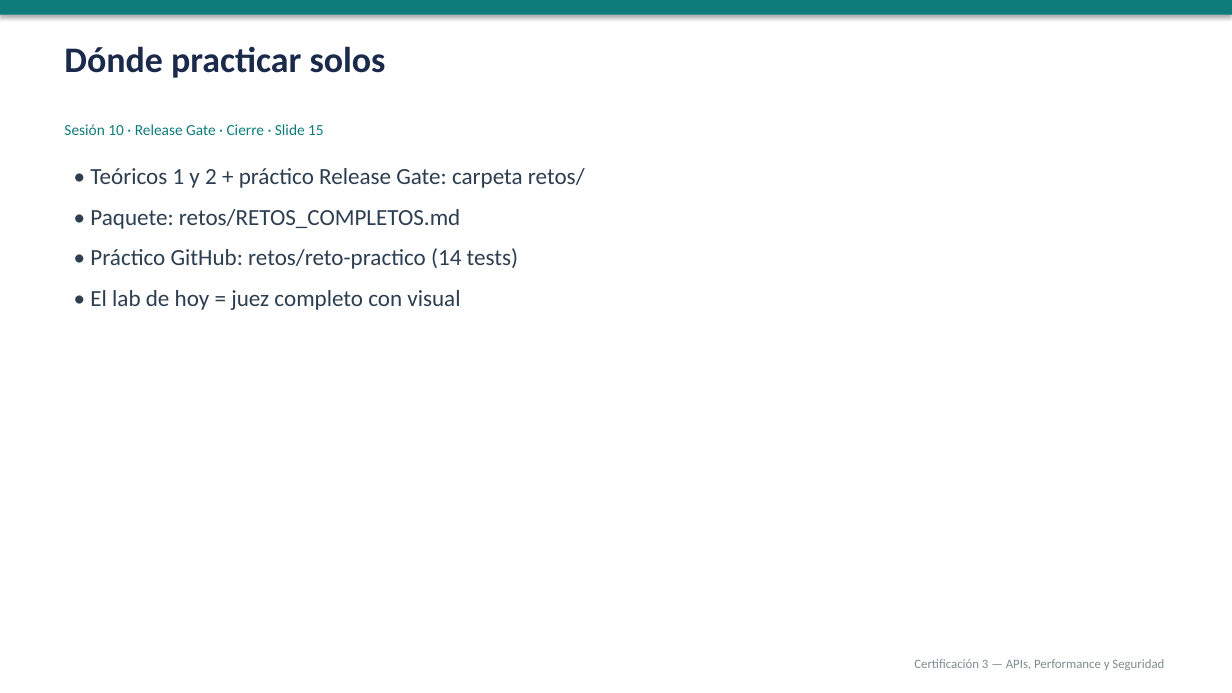
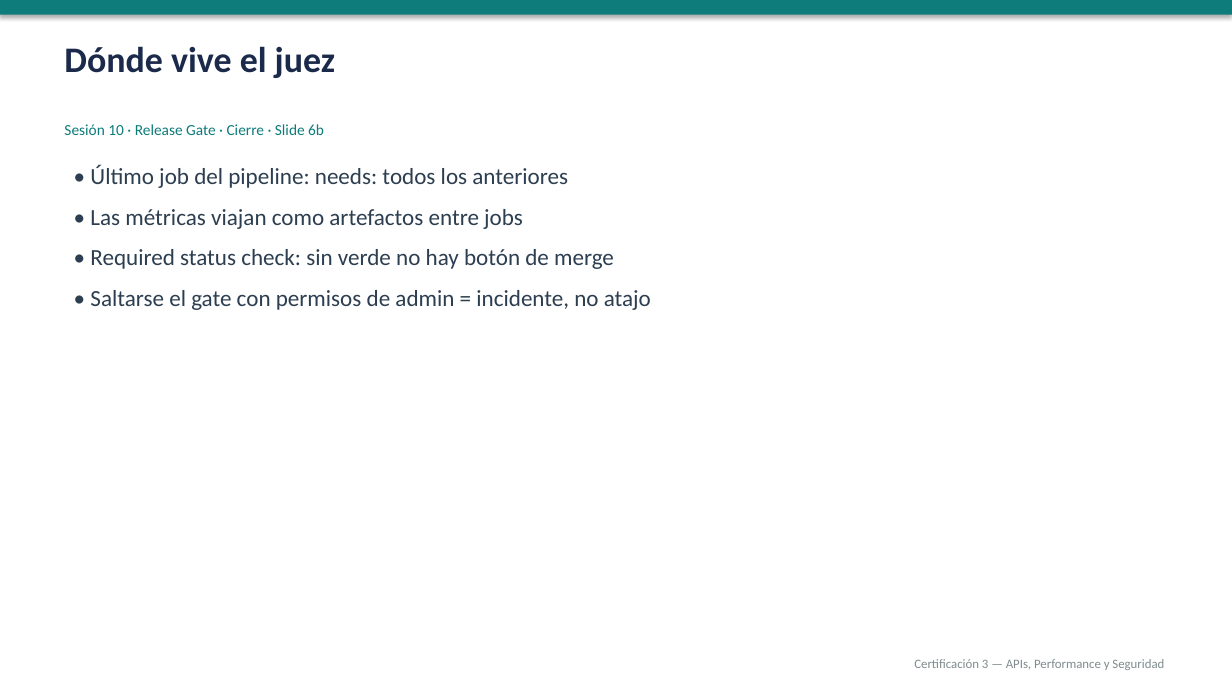
Before and after one commit to NelsonFlores1/Fork-curso_1, a slide deck: slide 8 of sesiones/sesion-10/sesion-10.pptx (slide 16 before the commit). Drawn at 1232x693 pixels with LibreOffice and Linux fonts; fonts in the diff are those of the drawing. Boxes give left, top, right and bottom in pixels: in the first picture for what was removed or moved away, otherwise in the second. Text is boxed around its words. In the diff, an @@ line names an element or a change of style, - is before the commit and + after.

```diff
--- a/sesiones/sesion-10/sesion-10.pptx
+++ b/sesiones/sesion-10/sesion-10.pptx
@@ text at [64,46,335,78]: text changed @@
-Dónde practicar solos
+Dónde vive el juez
@@ text at [64,124,324,135]: text changed @@
-Sesión 10 · Release Gate · Cierre · Slide 15
+Sesión 10 · Release Gate · Cierre · Slide 6b
@@ text at [90,165,651,310]: text changed @@
-• Teóricos 1 y 2 + práctico Release Gate: carpeta retos/
-• Paquete: retos/RETOS_COMPLETOS.md
-• Práctico GitHub: retos/reto-practico (14 tests)
-• El lab de hoy = juez completo con visual
+• Último job del pipeline: needs: todos los anteriores
+• Las métricas viajan como artefactos entre jobs
+• Required status check: sin verde no hay botón de merge
+• Saltarse el gate con permisos de admin = incidente, no atajo
```
Also in this commit, not shown: 13 other slides changed, 4 slides added, 1 slide removed, 17 other files.
